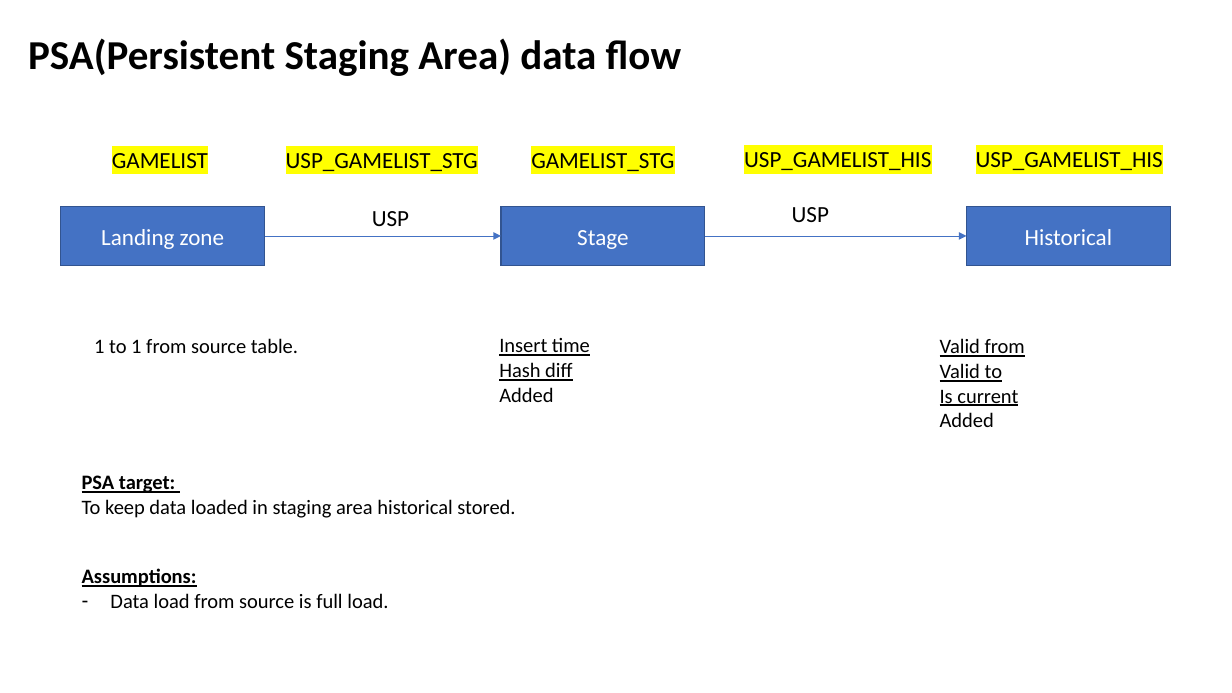
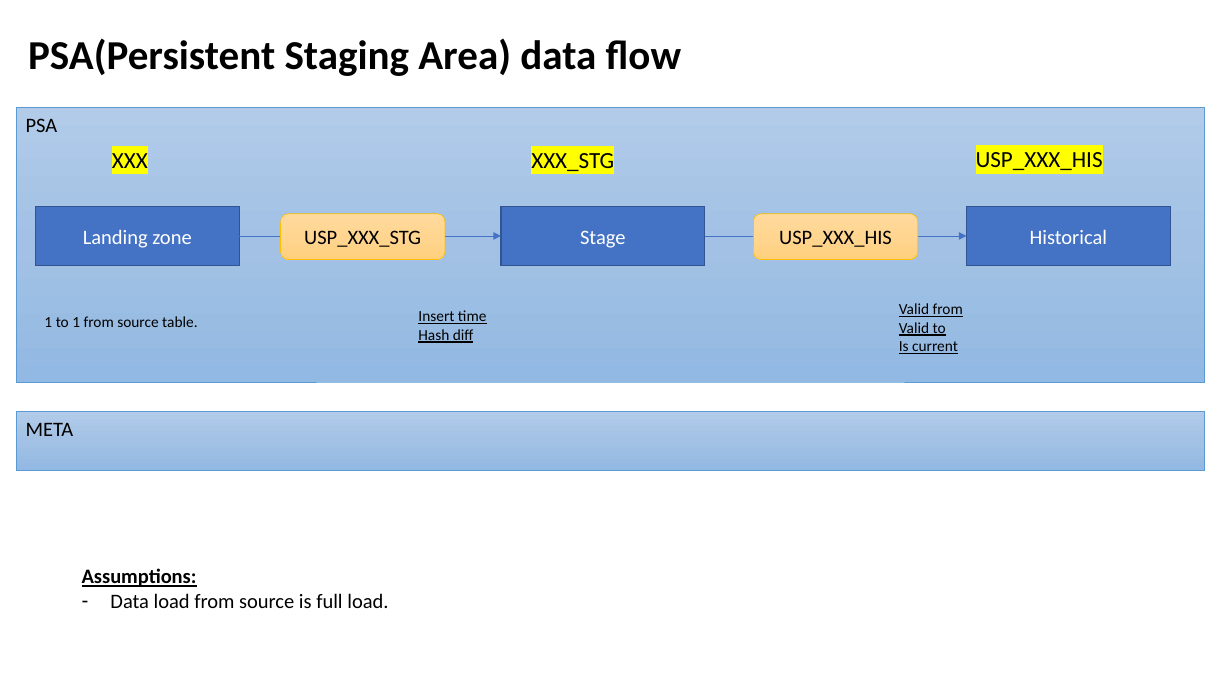
Before and after one commit to microsoftbi/DWH-Generator, a slide deck: slide 2 of DOCS/Intro.pptx. Drawn at 1232x693 pixels with LibreOffice and Linux fonts; fonts in the diff are those of the drawing. Boxes give left, top, right and bottom in pixels: in the first picture for what was removed or moved away, otherwise in the second. Text is boxed around its words. In the diff, an @@ line names an element or a change of style, - is before the commit and + after.

```diff
--- a/DOCS/Intro.pptx
+++ b/DOCS/Intro.pptx
@@ rectangle added at <box>17,108,1205,383</box>, fill gradient #B1CBE9 to #A3C1E5 to #93B9E4, outline #5B9BD5 0.5 pt, 16 pt, text #000000 @@
+PSA
@@ text at <box>112,153,148,168</box>: text changed @@
-GAMELIST
+XXX
@@ text removed at <box>286,153,478,171</box> @@
-USP_GAMELIST_STG
@@ text at <box>531,153,614,171</box>: text changed @@
-GAMELIST_STG
+XXX_STG
@@ text at <box>976,152,1103,170</box>: text changed @@
-USP_GAMELIST_HIS
+USP_XXX_HIS
@@ size 18 to 16 pt in 3 elements at <box>501,207,705,266</box>, <box>967,207,1171,266</box>, <box>35,207,239,266</box> @@
@@ rectangle "Landing zone": place and size @@
-rectangle "Landing zone" at <box>61,207,265,266</box>
+rectangle "Landing zone" at <box>35,207,239,266</box>
@@ text removed at <box>792,207,829,222</box> @@
-USP
@@ arrow moved from (264, 236) - (501, 236) to (239, 236) - (501, 236) @@
@@ rounded rectangle added at <box>281,213,445,260</box>, fill gradient #FFDB9E to #FFD590 to #FFD07C, outline #FFC000 0.5 pt, 16 pt, text #000000 @@
+USP_XXX_STG
@@ text removed at <box>372,211,409,226</box> @@
-USP
@@ rounded rectangle "USP_XXX_HIS": place and size @@
-rounded rectangle "USP_XXX_HIS" at <box>744,152,931,170</box>
+rounded rectangle "USP_XXX_HIS" at <box>753,213,918,260</box>
@@ rounded rectangle "USP_XXX_HIS" at <box>753,213,918,260</box>: vertical alignment top to middle; fill none to gradient #FFDB9E to #FFD590 to #FFD07C; outline none to #FFC000 0.5 pt @@
@@ text in rounded rectangle at <box>779,230,892,247</box>: text changed; size 18 to 16 pt @@
-USP_GAMELIST_HIS
+USP_XXX_HIS
@@ text "Valid from": place and size @@
-text "Valid from" at <box>940,338,1025,427</box>
+text "Valid from" at <box>899,303,963,354</box>
@@ text "1 to 1 from source ...": place and size @@
-text "1 to 1 from source ..." at <box>94,338,298,353</box>
+text "1 to 1 from source ..." at <box>44,316,197,327</box>
@@ size 16 to 12 pt in 3 elements at <box>44,316,197,327</box>, <box>899,303,963,354</box>, <box>418,310,486,343</box> @@
@@ text "Insert time": place and size @@
-text "Insert time" at <box>499,338,590,402</box>
+text "Insert time" at <box>418,310,486,343</box>
@@ text at <box>499,387,553,402</box>: paragraph removed @@
-Added
@@ rectangle added at <box>17,411,1205,470</box>, fill gradient #B1CBE9 to #A3C1E5 to #93B9E4, outline #5B9BD5 0.5 pt, 16 pt, text #000000 @@
+META
@@ text at <box>940,412,994,427</box>: paragraph removed @@
-Added
@@ text removed at <box>82,475,515,518</box> @@
-PSA target:
-To keep data loaded in staging area historical stored.
```
Also in this commit, not shown: 2 other slides changed, 46 other files.
